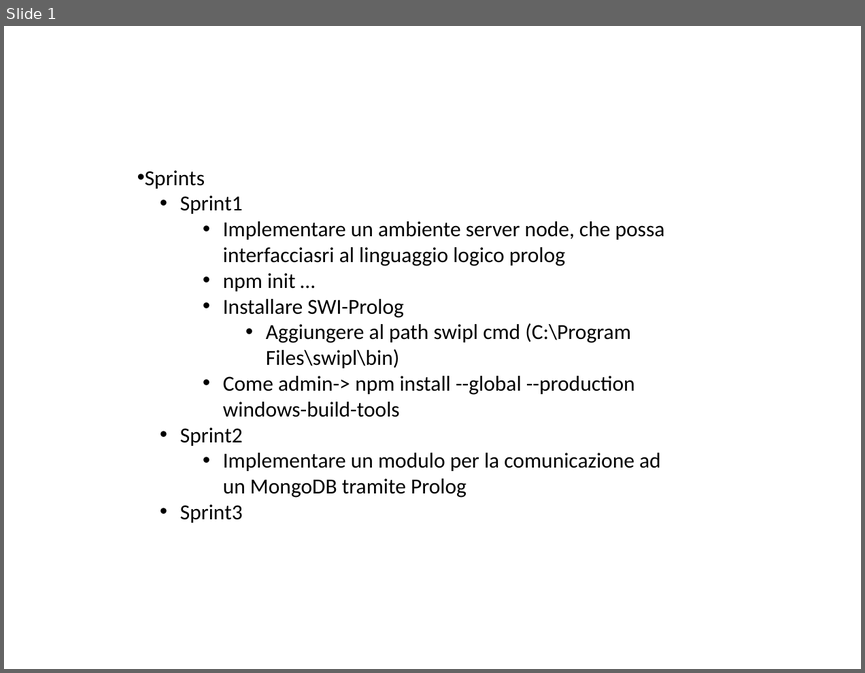
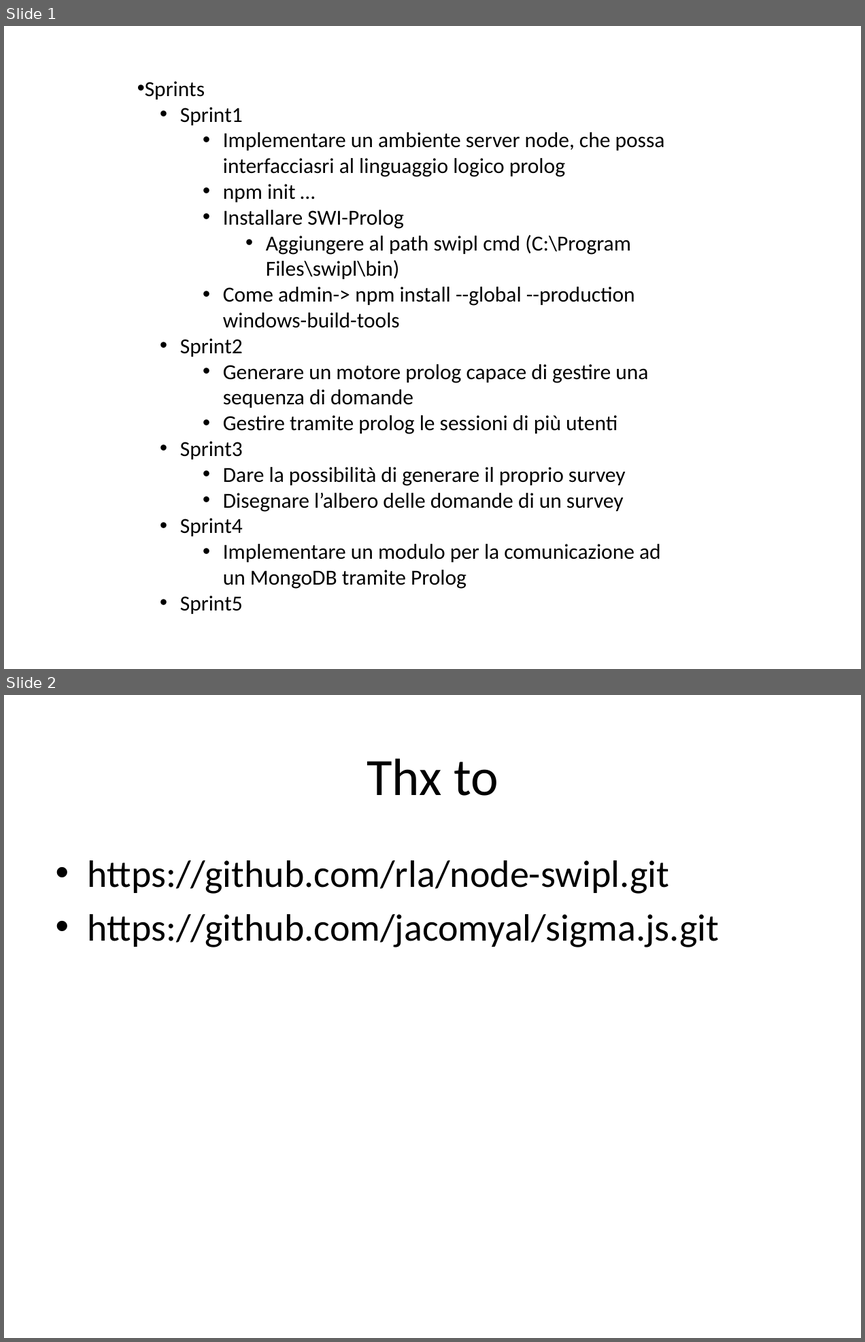
Before and after one commit to FerrariAndrea/Node-Prolog-SurveyEngine, a slide deck: Relazione.pptx. Shown one above the other, each under a label of ours: slide 1 before the commit, slides 1 and 2 after it. The pictures are 865x673 and 865x1342 pixels, drawn with LibreOffice and Linux fonts; fonts in the diff are those of the drawing. Boxes give left, top, right and bottom in pixels: in the first picture for what was removed or moved away, otherwise in the second. Text is boxed around its words. In the diff, an @@ line names an element or a change of style, - is before the commit and + after.

Commit message:
add graph draw of prolog answer

```diff
--- a/Relazione.pptx
+++ b/Relazione.pptx
@@ slide 2 added at (4, 695, 861, 1338), background #FFFFFF @@
@@ title added at (366, 758, 498, 796), 44 pt, text #000000 @@
+Thx to
@@ text added at (88, 860, 719, 947), 32 pt, text #000000 @@
+• https://github.com/rla/node-swipl.git
+• https://github.com/jacomyal/sigma.js.git
@@ slide 1 changed as well @@
@@ text "Sprints": place and size @@
-text "Sprints" at (145, 170, 665, 522)
+text "Sprints" at (145, 81, 665, 614)
@@ text at (180, 364, 648, 536): paragraphs added @@
+    • Generare un motore prolog capace di gestire una sequenza di domande
+    • Gestire tramite prolog le sessioni di più utenti
+  • Sprint3
+    • Dare la possibilità di generare il proprio survey
+    • Disegnare l’albero delle domande di un survey
+  • Sprint4
@@ text at (180, 595, 243, 614): text changed @@
-  • Sprint3
+  • Sprint5
```
Also in this commit, not shown: 14 other files.
